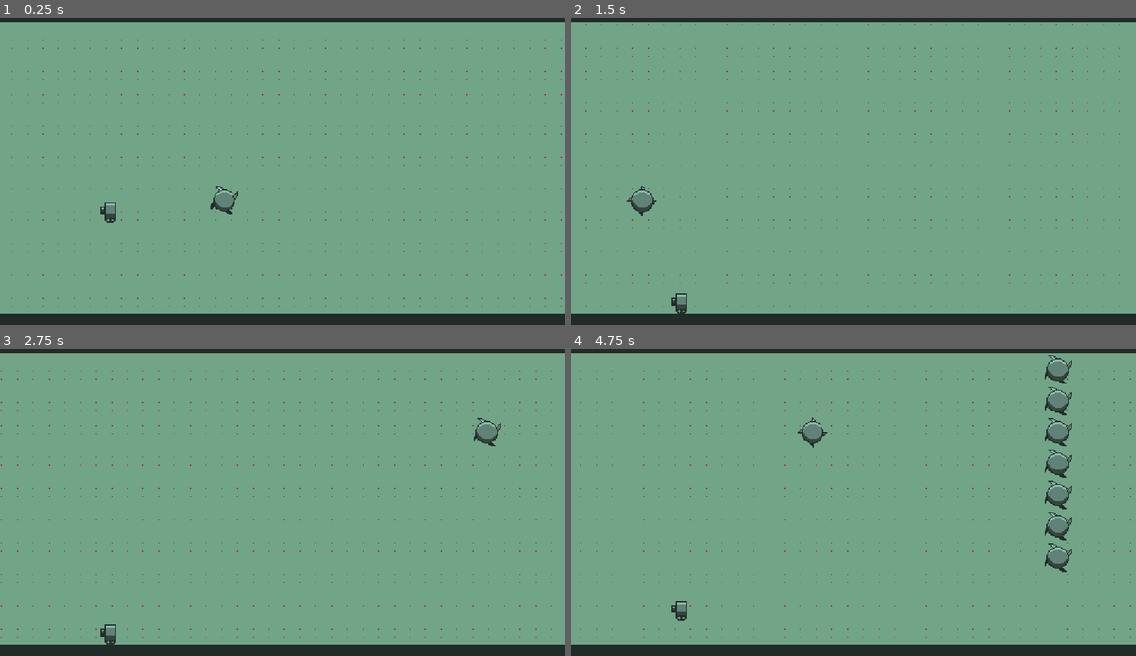
Above: before the commit, frames 1-4 (two rows, left to right).
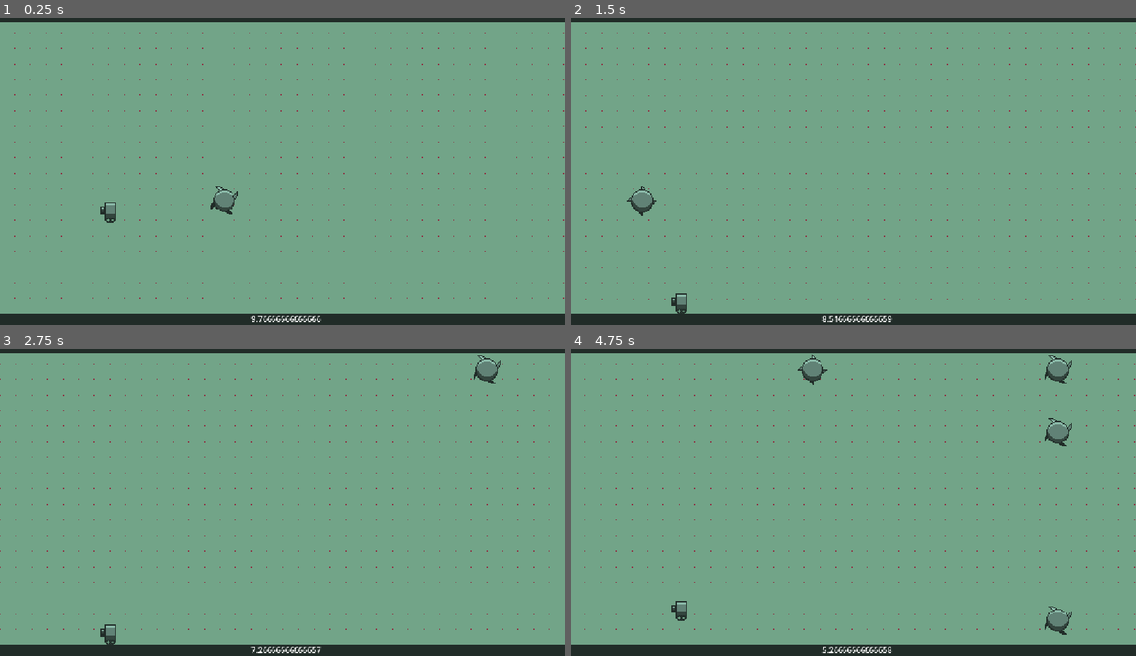
Above: after the commit, the same moments.

Repository: EmilBabazade/jetpack-sad-ride
Game: Godot game, scene res://scenes/main/main.tscn
The game is run twice, just before and just after one commit, with the same random seed, the same clock (stepped at 60 frames per second) and the same inputs.
Inputs:
- Up to frame 1 (0.25 s): no input
- Up to frame 2 (1.5 s): tap Space (jump) at 0.77 s
- Up to frame 3 (2.75 s): tap Space (jump) at 1.52 s
- Up to frame 4 (4.75 s): tap Space (jump) at 3.02, 3.77, 4.52 s

The runs differ from the first frame. In frame 1, 0.8% of the frame differs, in the area x 2-100%, y 4-100%; in frame 2, 0.7%; in frame 3, 1.5%; in frame 4, 3.0%, in the area x 1-100%, y 1-100%.

Commit message:
speeeeed

Diff:
--- a/managers/MoverSpeedManager.gd
+++ b/managers/MoverSpeedManager.gd
@@ -1,3 +1,9 @@
 extends Node2D
 
 var speed := 250.0
+
+func _ready() -> void:
+	LevelManager.level_up.connect(on_level_up)
+
+func on_level_up(_level: int) -> void:
+	speed += speed * 0.1
--- /dev/null
+++ b/managers/level_manager.gd
@@ -0,0 +1,9 @@
+extends Node
+
+var _level := 1
+
+signal level_up(level: int)
+
+func next_level() -> void:
+	_level += 1
+	level_up.emit(_level)
--- a/project.godot
+++ b/project.godot
@@ -19,6 +19,7 @@
 
 MoverSpeedManager="*uid://b8uwfgpng4o6c"
 HealthManager="*uid://dkjmqicglt3nu"
+LevelManager="*uid://cas5mmew0w0nq"
 
 [debug]
 
--- a/scenes/main/main.gd
+++ b/scenes/main/main.gd
@@ -1,6 +1,9 @@
 extends Node2D
 
 @onready var player: Player = $Player
+@onready var time_label: Label = $CanvasLayer/Time
+@onready var level_timer: Timer = $LevelTimer
+@onready var parallax: Parallax2D = $background/Parallax2D
 
 func _ready() -> void:
 	HealthManager.death.connect(on_death)
@@ -8,6 +11,11 @@
 func _process(delta: float) -> void:
 	if Input.is_action_just_pressed("restart"):
 		get_tree().reload_current_scene()
+	time_label.text = str(level_timer.time_left)
 
 func on_death() -> void:
 	player.queue_free.call_deferred()
+
+func _on_level_timer_timeout() -> void:
+	LevelManager.next_level()
+	parallax.autoscroll.x += parallax.autoscroll.x * 0.1
--- a/scenes/main/main.tscn
+++ b/scenes/main/main.tscn
@@ -20,9 +20,9 @@
 [node name="background" type="Node2D" parent="." unique_id=1362348695]
 
 [node name="Parallax2D" type="Parallax2D" parent="background" unique_id=1654163246]
-repeat_size = Vector2(32, 16)
-autoscroll = Vector2(-200, 0)
-repeat_times = 50
+repeat_size = Vector2(32, 32)
+autoscroll = Vector2(-50, 0)
+repeat_times = 500
 
 [node name="Sprite2D" type="Sprite2D" parent="background/Parallax2D" unique_id=422380796]
 position = Vector2(554, 308)
@@ -61,34 +61,35 @@
 position = Vector2(520, 395)
 
 [node name="ObstacleSpawner" parent="." unique_id=1820575336 node_paths=PackedStringArray("spawn_points") instance=ExtResource("7_hujxm")]
-spawn_points = [NodePath("Spawn"), NodePath("Spawn2"), NodePath("Spawn3"), NodePath("Spawn4"), NodePath("Spawn5"), NodePath("Spawn6"), NodePath("Spawn7"), NodePath("Spawn8"), NodePath("Spawn9")]
-max_spawn_count = 8
+spawn_points = [NodePath("Spawn"), NodePath("Spawn3"), NodePath("Spawn5"), NodePath("Spawn7"), NodePath("Spawn9")]
 
 [node name="Spawn" type="Marker2D" parent="ObstacleSpawner" unique_id=206331364]
 position = Vector2(1176, 64)
 
-[node name="Spawn2" type="Marker2D" parent="ObstacleSpawner" unique_id=1380380926]
-position = Vector2(1176, 128)
-
 [node name="Spawn3" type="Marker2D" parent="ObstacleSpawner" unique_id=2026438957]
 position = Vector2(1176, 192)
-
-[node name="Spawn4" type="Marker2D" parent="ObstacleSpawner" unique_id=819508027]
-position = Vector2(1176, 256)
 
 [node name="Spawn5" type="Marker2D" parent="ObstacleSpawner" unique_id=784572343]
 position = Vector2(1176, 320)
 
-[node name="Spawn6" type="Marker2D" parent="ObstacleSpawner" unique_id=2004071526]
-position = Vector2(1176, 384)
-
 [node name="Spawn7" type="Marker2D" parent="ObstacleSpawner" unique_id=168679408]
 position = Vector2(1176, 448)
-
-[node name="Spawn8" type="Marker2D" parent="ObstacleSpawner" unique_id=31516568]
-position = Vector2(1176, 512)
 
 [node name="Spawn9" type="Marker2D" parent="ObstacleSpawner" unique_id=646821931]
 position = Vector2(1176, 576)
 
+[node name="LevelTimer" type="Timer" parent="." unique_id=42113632]
+wait_time = 10.0
+autostart = true
+
+[node name="CanvasLayer" type="CanvasLayer" parent="." unique_id=578278079]
+
+[node name="Time" type="Label" parent="CanvasLayer" unique_id=256213838]
+offset_left = 512.0
+offset_top = 624.0
+offset_right = 582.0
+offset_bottom = 647.0
+text = "okokokw"
+
 [connection signal="body_entered" from="PlayerFallDetector" to="Player" method="_on_player_fall_detector_body_entered"]
+[connection signal="timeout" from="LevelTimer" to="." method="_on_level_timer_timeout"]
--- a/scenes/obstacle_spawner/obstacle_spawner.gd
+++ b/scenes/obstacle_spawner/obstacle_spawner.gd
@@ -5,6 +5,10 @@
 @export var spawn_points: Array[Marker2D]
 @export var min_spawn_count := 1
 @export var max_spawn_count := 4
+@onready var timer: Timer = $Timer
+
+func _ready() -> void:
+	LevelManager.level_up.connect(on_level_up)
 
 func _on_timer_timeout() -> void:
 	var spawns_clone := spawn_points.duplicate()
@@ -15,3 +19,7 @@
 		saw.global_position = spawn.global_position
 		spawns_clone.erase(spawn)
 		add_child(saw)
+
+func on_level_up(level: int) -> void:
+	if timer.wait_time > 0.5:
+		timer.wait_time = timer.wait_time - timer.wait_time * 0.1
Not shown, added: managers/level_manager.gd.uid
